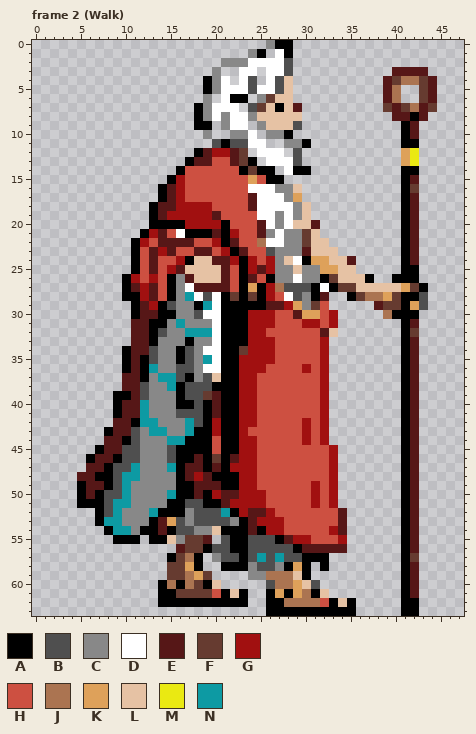
Two states of a pixel-art file, res/Sprites/Characters/xander.ase. That is the earlier state.
48x64 pixels, 13 frames. Shown: frame 2 (Walk). The commit also changed other frames, which this record leaves out.
Palette (. is transparent): A #000000  B #4f4f4f  C #888888  D #ffffff  E #561717  F #663b30  G #a11010  H #cd5041  J #ab7451  K #dea15a  L #e6c2a4  M #eae912  N #0d9aa3
Now the later version:
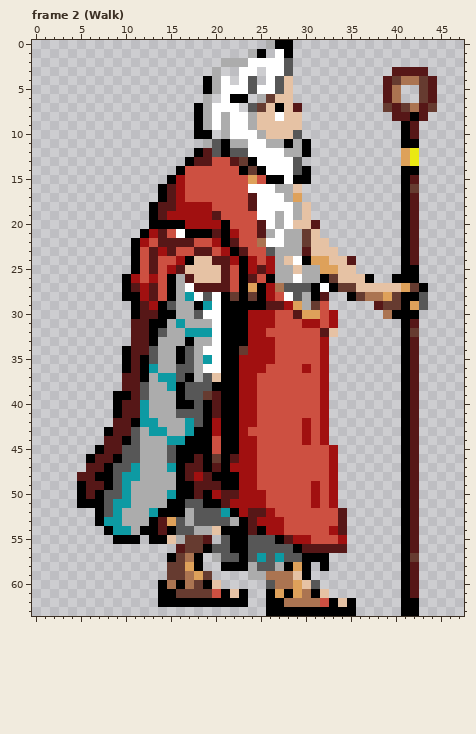
Difference:
Colour B changes from #4f4f4f to #575757.
Colour C changes from #888888 to #acacac.
Frame 2 (Walk), layer "Cabeza":
The edit adds colour A in row 10 at x 18; in row 12 at x 30; in row 15 at x 29 to 30.
Colour C gives way to colour A in row 10 at x 19; in row 11 at x 28.
Colour G gives way to colour A in row 12 at x 21.
The edit adds colour B in row 10 at x 29.
Colour A gives way to colour B in row 14 at x 29.
Colour E gives way to colour B in row 12 at x 22.
Colour F gives way to colour B in row 12 at x 23.
Colour G gives way to colour B in row 12 at x 20.
The edit adds colour C in row 9 at x 24; in row 10 at x 21 and 25; in row 11 at x 19 and 26 to 27; in row 12 at x 28.
Colour A gives way to colour C in row 9 at x 19.
Colour B gives way to colour C in row 11 at x 22 to 23; in row 12 at x 29.
The edit adds colour D in row 9 at x 20; in row 12 at x 24; in row 13 at x 25; in row 14 at x 27; in row 15 at x 28.
Colour A gives way to colour D in row 14 at x 26.
Colour C gives way to colour D in row 10 at x 22 to 23.
Colour L gives way to colour D in row 8 at x 27.
Colour A gives way to colour L in row 10 at x 28.
Colour B gives way to colour L in row 9 at x 29.
Colour C gives way to colour L in row 9 at x 25; in row 10 at x 26 to 27.
Changed places in both pictures, as pixel boxes (x1, y1, x2, y2):
changed: (104, 40, 320, 589)
changed: (419, 292, 428, 310)
